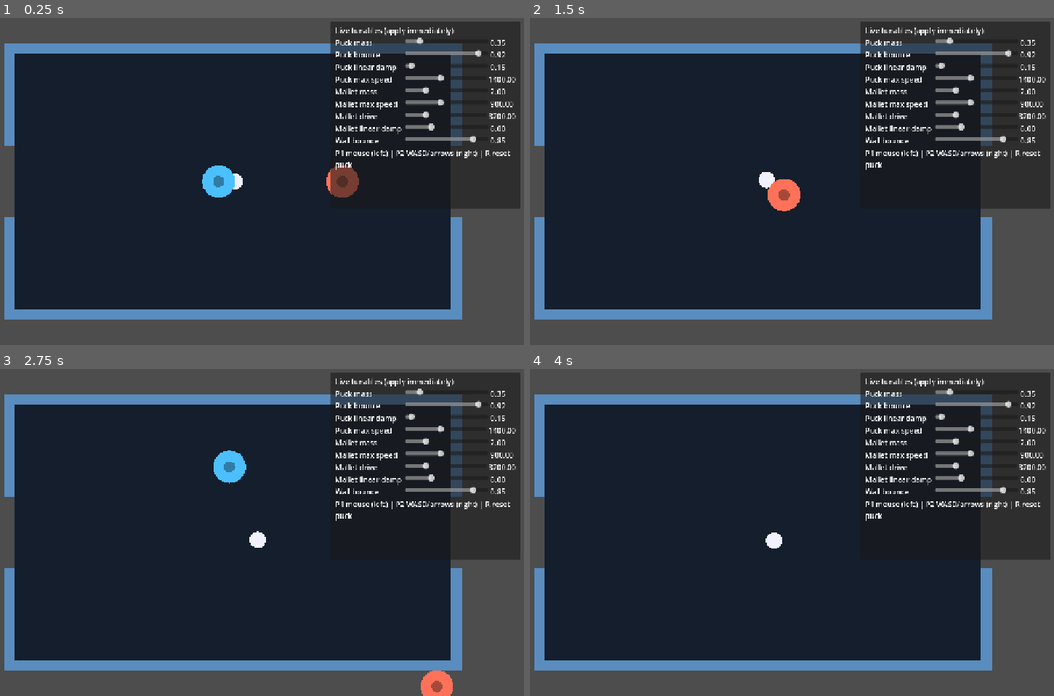
Above: before the commit, frames 1-4 (two rows, left to right).
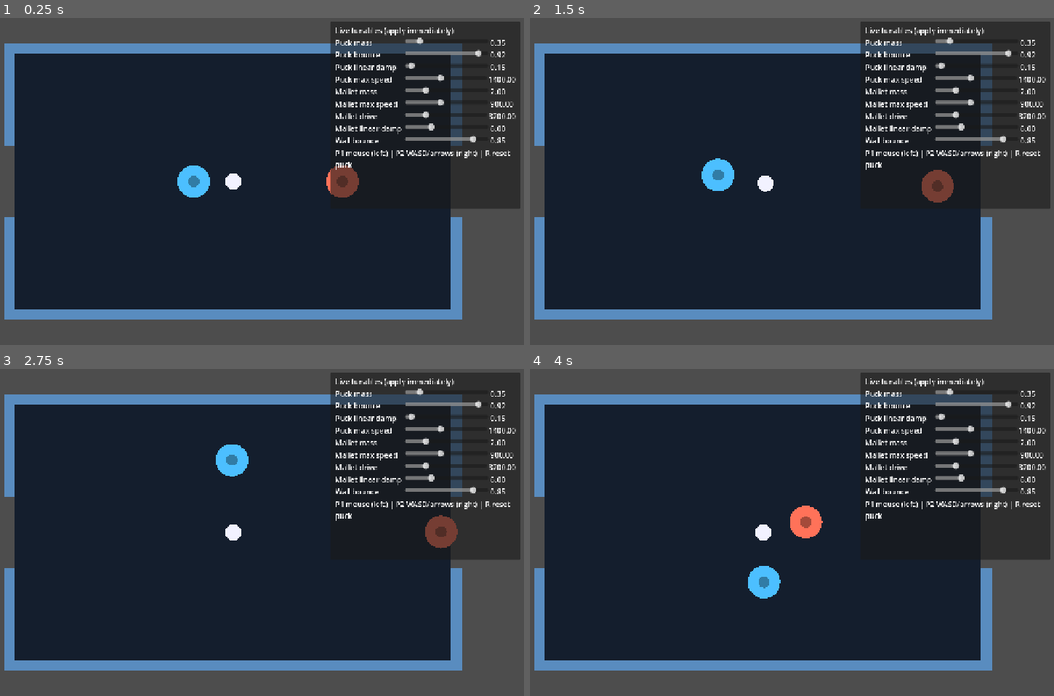
Above: after the commit, the same moments.

Repository: waigore/airhockey
Game: Godot game, scene res://scenes/main.tscn
The game is run twice, just before and just after one commit, with the same random seed, the same clock (stepped at 60 frames per second) and the same inputs.
Inputs (mouse positions are in pixels of both pictures, inside the frame that each line leads up to):
- Up to frame 1 (0.25 s): no input
- Up to frame 2 (1.5 s): tap Enter at 0.5 s; move the mouse to (891, 165) at 0.52 s; hold Right 0.53-1.28 s; tap R at 0.6, 1.35 s; move the mouse to (645, 197) at 1.27 s; hold Down from 1.28 s (still down)
- Up to frame 3 (2.75 s): move the mouse to (293, 460) at 2.02 s; release Down at 2.03 s; hold Right from 2.03 s (still down); tap R at 2.1 s
- Up to frame 4 (4 s): move the mouse to (734, 597) at 2.77 s; release Right at 2.78 s; hold Up 2.78-3.53 s; tap R at 2.85, 3.6 s; move the mouse to (938, 581) at 3.52 s; hold Left from 3.53 s (still down)

The runs differ from the first frame. In frame 1, 0.9% of the frame differs, in the area x 33-47%, y 45-55%; in frame 2, 1.5%, in the area x 32-81%, y 42-60%; in frame 3, 1.5%; in frame 4, 1.2%.

Commit message:
Fix double blue mallet ghosting in physics PoC.
Replace spring follow with velocity tracking, turn off physics interpolation on mallets, and pin side tint in code so disks cannot stack or bistable-oscillate.

Co-authored-by: Cursor <cursoragent@cursor.com>

Diff:
--- a/pocs/physics-feel-live-tunables/scenes/main.tscn
+++ b/pocs/physics-feel-live-tunables/scenes/main.tscn
@@ -9,7 +9,10 @@
 [sub_resource type="CircleShape2D" id="CircleShape2D_puck"]
 radius = 18.0
 
-[sub_resource type="CircleShape2D" id="CircleShape2D_mallet"]
+[sub_resource type="CircleShape2D" id="CircleShape2D_mallet_l"]
+radius = 36.0
+
+[sub_resource type="CircleShape2D" id="CircleShape2D_mallet_r"]
 radius = 36.0
 
 [node name="Main" type="Node2D"]
@@ -41,9 +44,10 @@
 script = ExtResource("4_mallet")
 control_mode = 0
 play_half = "left"
+tint = Color(0.3, 0.75, 1, 1)
 
 [node name="CollisionShape2D" type="CollisionShape2D" parent="MalletLeft"]
-shape = SubResource("CircleShape2D_mallet")
+shape = SubResource("CircleShape2D_mallet_l")
 
 [node name="MalletRight" type="RigidBody2D" parent="."]
 collision_layer = 4
@@ -54,9 +58,10 @@
 script = ExtResource("4_mallet")
 control_mode = 1
 play_half = "right"
+tint = Color(1, 0.45, 0.35, 1)
 
 [node name="CollisionShape2D" type="CollisionShape2D" parent="MalletRight"]
-shape = SubResource("CircleShape2D_mallet")
+shape = SubResource("CircleShape2D_mallet_r")
 
 [node name="CanvasLayer" type="CanvasLayer" parent="."]
 
--- a/pocs/physics-feel-live-tunables/scripts/main.gd
+++ b/pocs/physics-feel-live-tunables/scripts/main.gd
@@ -5,8 +5,6 @@
 const TABLE := Rect2(160, 80, 960, 560)
 const WALL_THICKNESS := 24.0
 const GOAL_WIDTH := 160.0
-const PUCK_RADIUS := 18.0
-const MALLET_RADIUS := 36.0
 
 var tunables := PoCTunables.new()
 
@@ -25,6 +23,14 @@
 		p, p + Vector2(s.x, 0), p + s, p + Vector2(0, s.y)
 	])
 	table_fill.color = Color(0.08, 0.12, 0.18, 1.0)
+
+	# Configure sides in code so scene export drift cannot stack two left/blue mallets.
+	mallet_left.control_mode = 0 ## MOUSE
+	mallet_left.play_half = "left"
+	mallet_left.tint = Color(0.3, 0.75, 1.0, 1.0)
+	mallet_right.control_mode = 1 ## KEYS
+	mallet_right.play_half = "right"
+	mallet_right.tint = Color(1.0, 0.45, 0.35, 1.0)
 
 	walls.setup(tunables, TABLE, WALL_THICKNESS, GOAL_WIDTH)
 	puck.setup(tunables)
--- a/pocs/physics-feel-live-tunables/scripts/mallet.gd
+++ b/pocs/physics-feel-live-tunables/scripts/mallet.gd
@@ -1,14 +1,15 @@
 extends RigidBody2D
 
-## Mallet: critically damped follow toward mouse/keys (avoids spring jitter).
+## Mallet: velocity follow toward mouse/keys (no spring — avoids jitter/ghosting).
 
 enum ControlMode { MOUSE, KEYS }
 
-const SETTLE_PX := 2.5
-const TARGET_SMOOTH := 28.0 ## higher = snappier cursor tracking, still filtered
+const SETTLE_PX := 3.0
+const TARGET_SMOOTH := 30.0
 
 @export var control_mode: ControlMode = ControlMode.MOUSE
-@export var play_half: String = "left" ## "left" or "right" — clamps target to that half
+@export var play_half: String = "left" ## "left" or "right"
+@export var tint: Color = Color(0.3, 0.75, 1.0, 1.0)
 
 var tunables: PoCTunables
 var _key_target: Vector2 = Vector2.ZERO
@@ -24,18 +25,19 @@
 	gravity_scale = 0.0
 	lock_rotation = true
 	continuous_cd = RigidBody2D.CCD_MODE_CAST_RAY
-	# Follow damping is applied in the controller; keep engine damp low so it
-	# does not fight the critically damped spring.
+	physics_interpolation_mode = Node.PHYSICS_INTERPOLATION_MODE_OFF
 	linear_damp_mode = RigidBody2D.DAMP_MODE_REPLACE
-	var color := Color(0.3, 0.75, 1.0, 1.0) if play_half == "left" else Color(1.0, 0.45, 0.35, 1.0)
-	_ensure_visual(color, 36.0)
+	_ensure_visual(tint, 36.0)
 	_apply()
-	tunables.changed.connect(_apply)
+	if not tunables.changed.is_connected(_apply):
+		tunables.changed.connect(_apply)
 
 
 func _ensure_visual(color: Color, radius: float) -> void:
-	if has_node("Visual"):
-		return
+	# Drop any prior polygons (hot-reload / double-setup) so we never stack disks.
+	for ch in get_children():
+		if ch is Polygon2D:
+			ch.free()
 	var vis := Polygon2D.new()
 	vis.name = "Visual"
 	vis.color = color
@@ -46,6 +48,7 @@
 	vis.polygon = pts
 	add_child(vis)
 	var hub := Polygon2D.new()
+	hub.name = "Hub"
 	hub.color = color.darkened(0.35)
 	var hub_pts := PackedVector2Array()
 	for i in 16:
@@ -59,7 +62,6 @@
 	if tunables == null:
 		return
 	mass = tunables.mallet_mass
-	# Engine linear damp kept near-zero; tunable damp feeds the controller.
 	linear_damp = 0.0
 	var mat := PhysicsMaterial.new()
 	mat.bounce = 0.15
@@ -80,19 +82,20 @@
 		return
 	var to_t := _follow_target - state.transform.origin
 	var dist := to_t.length()
-	var k := tunables.mallet_drive
-	# Critical damping for spring-mass: c = 2*sqrt(k*m), plus tunable extra.
-	var c := 2.0 * sqrt(maxf(k * mass, 0.0001)) + tunables.mallet_linear_damp * 40.0
 	if dist < SETTLE_PX:
-		# Brake only — kills orbit/jitter when the cursor is on the mallet.
-		state.linear_velocity = state.linear_velocity.move_toward(Vector2.ZERO, c * state.step / maxf(mass, 0.001))
+		state.linear_velocity = Vector2.ZERO
 		return
-	var force := to_t * k - state.linear_velocity * c
-	state.apply_central_force(force)
-	var v := state.linear_velocity
+	# Drive = follow gain (1/s). Desired velocity toward target, hard-assigned
+	# so the controller cannot spring-oscillate into a double image.
+	var gain := tunables.mallet_drive / 200.0 ## 3200 → ~16 /s
+	gain = maxf(gain, 1.0)
+	var desired := to_t * gain
 	var max_s := tunables.mallet_max_speed
-	if v.length() > max_s:
-		state.linear_velocity = v.normalized() * max_s
+	if desired.length() > max_s:
+		desired = desired.normalized() * max_s
+	# Extra tunable damp blends toward desired (1 = instant).
+	var blend := 1.0 - exp(-(12.0 + tunables.mallet_linear_damp) * state.step)
+	state.linear_velocity = state.linear_velocity.lerp(desired, blend)
 
 
 func _resolve_raw_target() -> Vector2:
Not shown: 1 places in pocs/physics-feel-live-tunables/scenes/main.tscn that only renumber resources
Not shown, changed: pocs/physics-feel-live-tunables/README.md
